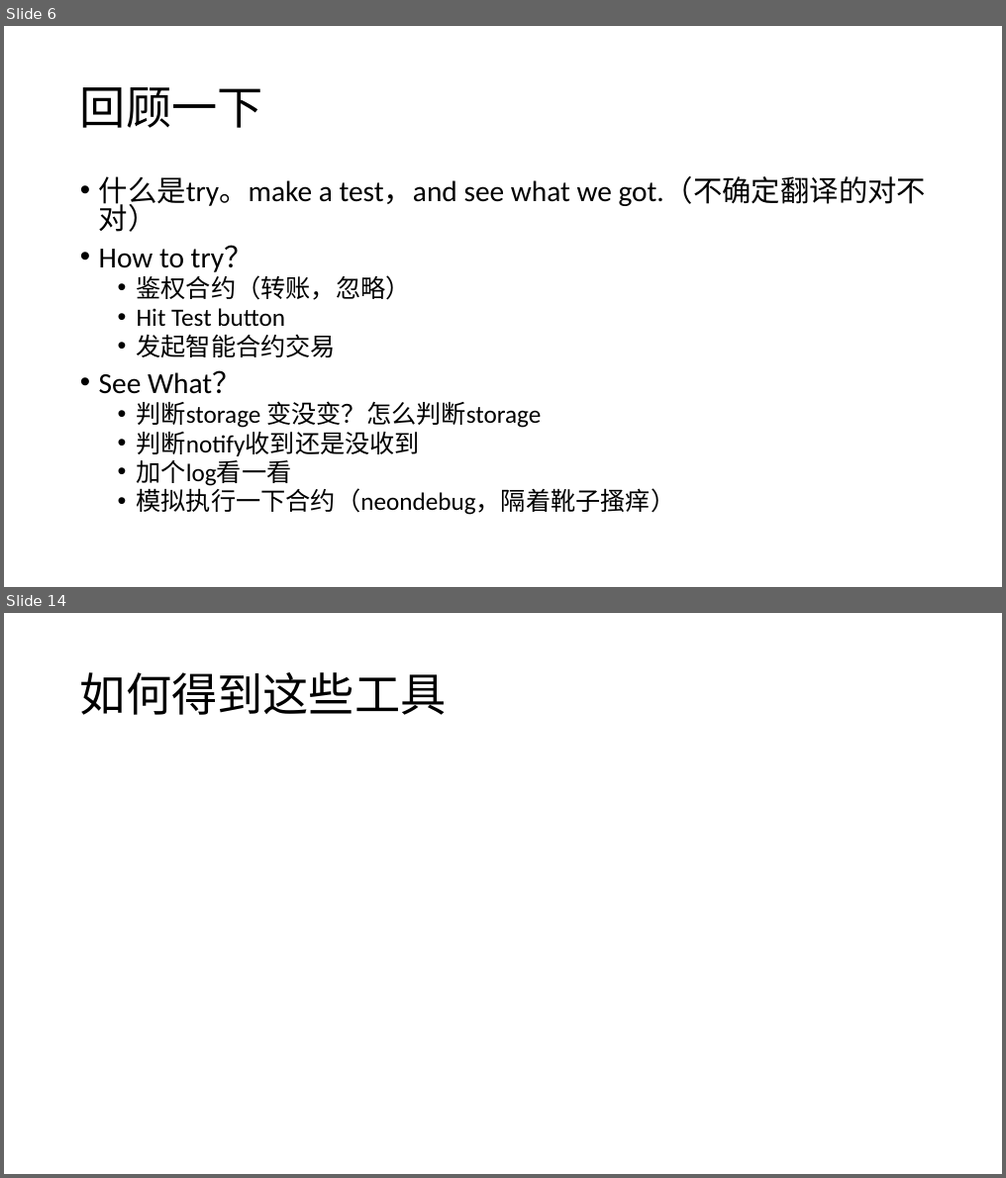
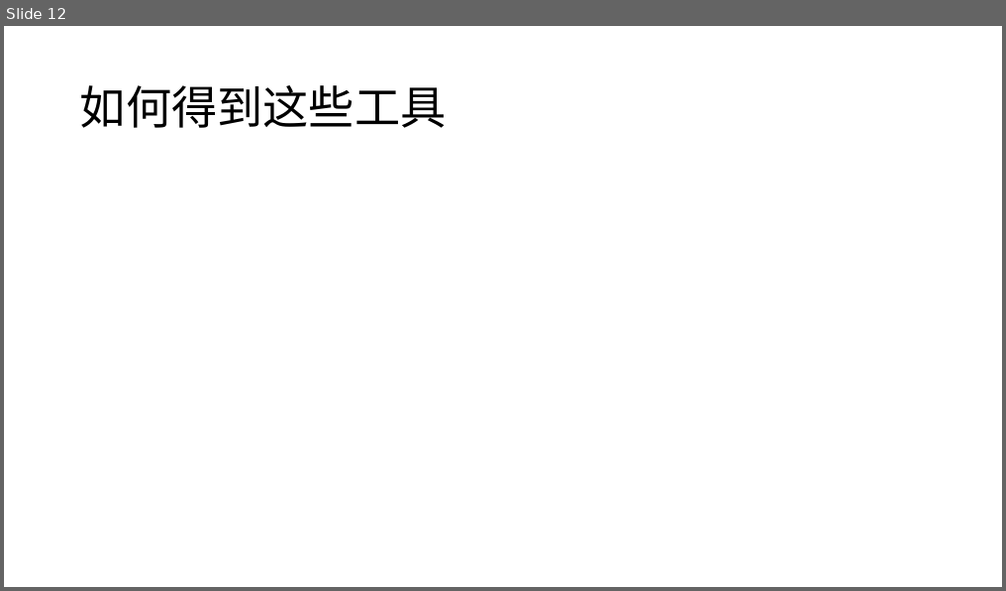
Before and after one commit to NewEconoLab/speech, a slide deck: lights/how to debug smartcontract(NEO).pptx. Shown one above the other, each under a label of ours: slides 6 and 14 before the commit, slide 12 after it; the slides between them are not shown. The pictures are 1006x1178 and 1006x591 pixels, drawn with LibreOffice and Linux fonts; fonts in the diff are those of the drawing. Boxes give left, top, right and bottom in pixels: in the first picture for what was removed or moved away, otherwise in the second. Text is boxed around its words. In the diff, an @@ line names an element or a change of style, - is before the commit and + after.

```diff
--- a/lights/how to debug smartcontract(NEO).pptx
+++ b/lights/how to debug smartcontract(NEO).pptx
@@ slide 6 removed at (x1=4, y1=26, x2=1002, y2=587), background #FFFFFF @@
@@ title removed at (x1=80, y1=87, x2=263, y2=128) @@
-回顾一下
@@ text removed at (x1=99, y1=176, x2=927, y2=515) @@
-• 什么是try。make a test，and see what we got.（不确定翻译的对不对）
-• How to try？
-  • 鉴权合约（转账，忽略）
-  • Hit Test button
-  • 发起智能合约交易
-• See What？
-  • 判断storage 变没变？怎么判断storage
-  • 判断notify收到还是没收到
-  • 加个log看一看
-  • 模拟执行一下合约（neondebug，隔着靴子搔痒）
@@ what was slide 14 is now slide 12 @@
```
Also in this commit, not shown: 2 slides changed, 4 slides added, 5 other slides removed, 1 other file.
